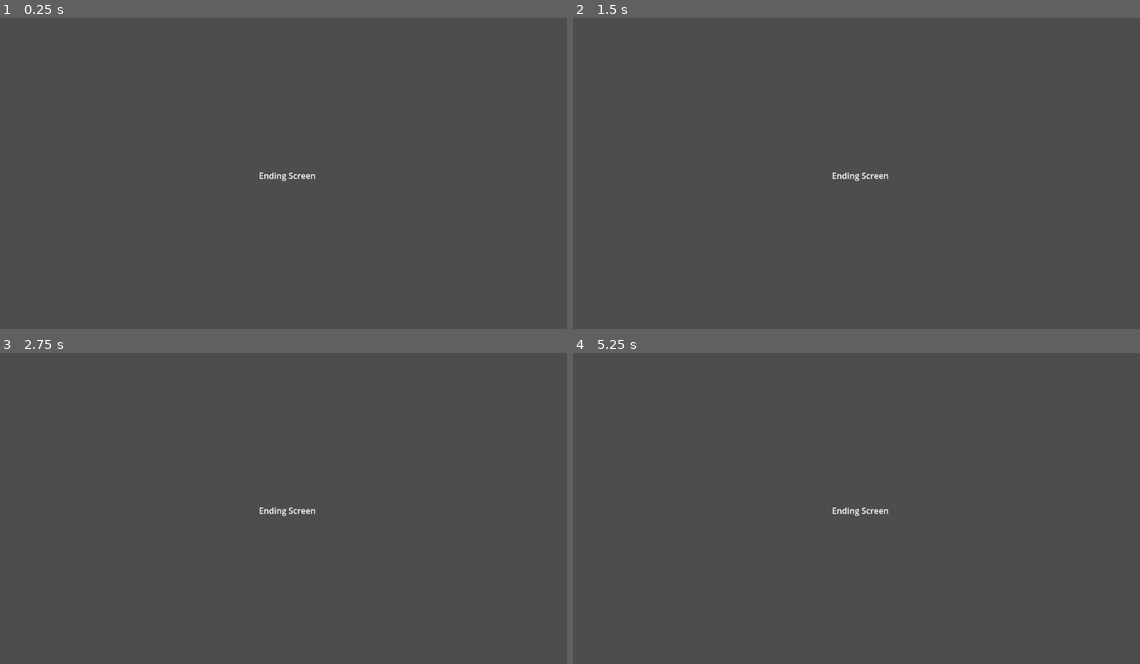
Above: before the commit, frames 1-4 (two rows, left to right).
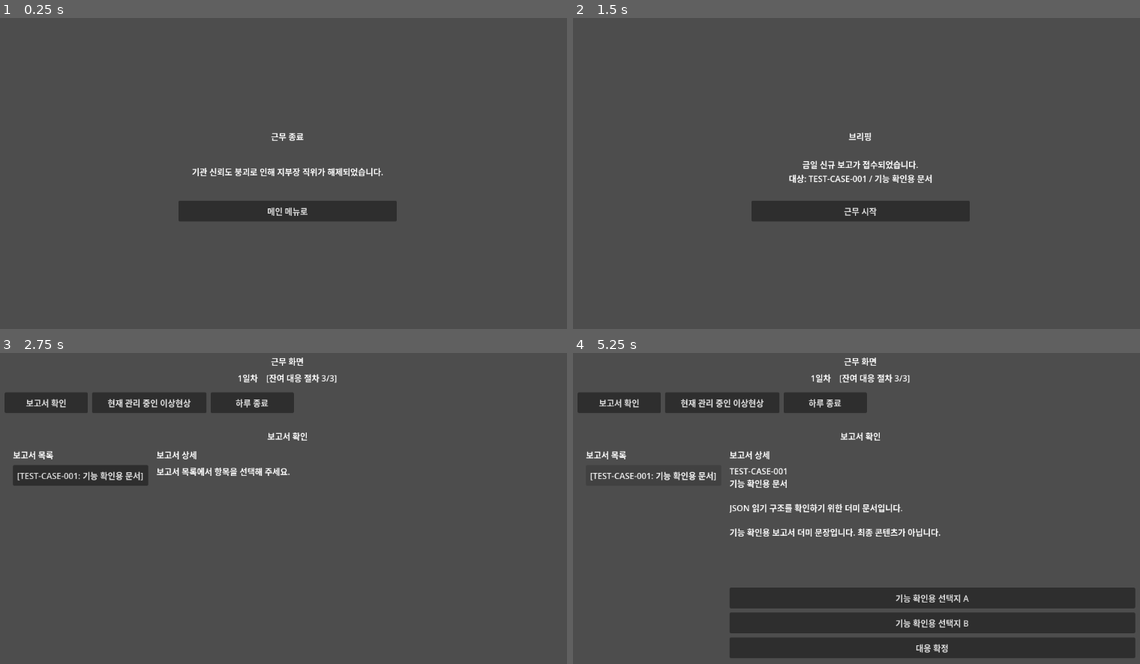
Above: after the commit, the same moments.

Repository: maze4670/AnomalyManagementBranch
Game: Godot game, scene res://scenes/ending/EndingScreen.tscn
Two runs of this game, one before a commit and one after it. Both use one fixed random seed, a clock stepped at 60 frames per second and the inputs below. The project has no main scene, so this scene is started directly.
Inputs (mouse positions are in pixels of both pictures, inside the frame that each line leads up to):
- Up to frame 1 (0.25 s): no input
- Up to frame 2 (1.5 s): click (862, 210) at 0.5 s, where only the run after the commit has a clickable "메인 메뉴로"; click (862, 145) at 1.25 s, where only the run after the commit has a clickable "근무 시작"
- Up to frame 3 (2.75 s): click (289, 545) at 2 s, where only the run after the commit has a clickable "근무 시작"
- Up to frame 4 (5.25 s): click (618, 402) at 2.75 s, where only the run after the commit has a clickable "보고서 확인"; click (720, 402) at 3.5 s, where only the run after the commit has a clickable "현재 관리 중인 이상현상"; click (618, 402) at 4.25 s, where only the run after the commit has a clickable "보고서 확인"; click (652, 474) at 5 s, where only the run after the commit has a clickable "[TEST-CASE-001: 기능 확인용 문서]"

The runs differ from the first frame. In frame 1, 3.1% of the frame differs, in the area x 31-70%, y 36-66%; in frame 2, 3.2%; in frame 3, 5.6%; in frame 4, 19%, in the area x 0-100%, y 1-99%.

Commit message:
Implement minimal bad ending flow

Diff:
--- a/scenes/ending/EndingScreen.tscn
+++ b/scenes/ending/EndingScreen.tscn
@@ -11,19 +11,35 @@
 grow_vertical = 2
 script = ExtResource("1_ending")
 
-[node name="Label" type="Label" parent="."]
+[node name="CenterContainer" type="CenterContainer" parent="."]
 layout_mode = 1
-anchors_preset = 8
-anchor_left = 0.5
-anchor_top = 0.5
-anchor_right = 0.5
-anchor_bottom = 0.5
-offset_left = -96.0
-offset_top = -12.0
-offset_right = 96.0
-offset_bottom = 12.0
+anchors_preset = 15
+anchor_right = 1.0
+anchor_bottom = 1.0
 grow_horizontal = 2
 grow_vertical = 2
-text = "Ending Screen"
+
+[node name="ContentContainer" type="VBoxContainer" parent="CenterContainer"]
+layout_mode = 2
+theme_override_constants/separation = 16
+
+[node name="TitleLabel" type="Label" parent="CenterContainer/ContentContainer"]
+layout_mode = 2
+text = "근무 종료"
 horizontal_alignment = 1
 vertical_alignment = 1
+
+[node name="BodyLabel" type="Label" parent="CenterContainer/ContentContainer"]
+custom_minimum_size = Vector2(420, 80)
+layout_mode = 2
+text = "기관 신뢰도 붕괴로 인해 지부장 직위가 해제되었습니다."
+horizontal_alignment = 1
+vertical_alignment = 1
+autowrap_mode = 3
+
+[node name="MainMenuButton" type="Button" parent="CenterContainer/ContentContainer"]
+custom_minimum_size = Vector2(200, 40)
+layout_mode = 2
+text = "메인 메뉴로"
+
+[connection signal="pressed" from="CenterContainer/ContentContainer/MainMenuButton" to="." method="_on_main_menu_button_pressed"]
--- a/scripts/autoload/game_state.gd
+++ b/scripts/autoload/game_state.gd
@@ -12,6 +12,7 @@
 var delayed_reports: Dictionary = {}
 var anomaly_states: Dictionary = {"case_001": 0}
 var applied_delay_penalties: Dictionary = {}
+var trust_value: int = 100
 
 
 func reset_for_new_run() -> void:
@@ -25,6 +26,7 @@
 	delayed_reports = {}
 	anomaly_states = {"case_001": 0}
 	applied_delay_penalties = {}
+	trust_value = 100
 
 
 func reset_actions_for_new_day() -> void:
@@ -86,6 +88,14 @@
 
 func set_anomaly_state(case_id: String, value: int) -> void:
 	anomaly_states[case_id] = value
+
+
+func set_trust_value(value: int) -> void:
+	trust_value = value
+
+
+func get_trust_value() -> int:
+	return trust_value
 
 
 func make_delay_penalty_key(case_id: String, node_id: String, delay_days: int) -> String:
--- a/scripts/game/day_loop/day_manager.gd
+++ b/scripts/game/day_loop/day_manager.gd
@@ -1,8 +1,11 @@
 extends Node
 
 const BRIEFING_SCENE_PATH := "res://scenes/briefing/BriefingScreen.tscn"
+const ENDING_SCENE_PATH := "res://scenes/ending/EndingScreen.tscn"
 const SAVE_MANAGER_SCRIPT := preload("res://scripts/save/save_manager.gd")
 const DATA_MANAGER_SCRIPT := preload("res://scripts/data/data_manager.gd")
+const TRUST_MANAGER_SCRIPT := preload("res://scripts/game/trust/trust_manager.gd")
+const ENDING_MANAGER_SCRIPT := preload("res://scripts/game/endings/ending_manager.gd")
 const DELAY_PENALTY_DELTA := -1
 
 
@@ -11,9 +14,16 @@
 	_apply_delay_penalties()
 	_process_pending_completed_choices()
 	GameState.tick_scheduled_reports()
+	_update_trust_value()
+	var save_manager: Variant = SAVE_MANAGER_SCRIPT.new()
+	if _should_move_to_bad_ending():
+		save_manager.delete_current_run_save()
+		save_manager.free()
+		scene_tree.change_scene_to_file(ENDING_SCENE_PATH)
+		return
+
 	GameState.advance_day()
 	GameState.reset_actions_for_new_day()
-	var save_manager: Variant = SAVE_MANAGER_SCRIPT.new()
 	save_manager.save_current_run()
 	save_manager.free()
 	scene_tree.change_scene_to_file(BRIEFING_SCENE_PATH)
@@ -121,3 +131,17 @@
 			return 0
 
 	return 0
+
+
+func _update_trust_value() -> void:
+	var trust_manager: Variant = TRUST_MANAGER_SCRIPT.new()
+	var calculated_trust: int = trust_manager.calculate_trust_from_anomaly_states(GameState.anomaly_states)
+	trust_manager.free()
+	GameState.set_trust_value(calculated_trust)
+
+
+func _should_move_to_bad_ending() -> bool:
+	var ending_manager: Variant = ENDING_MANAGER_SCRIPT.new()
+	var should_end: bool = ending_manager.is_bad_ending(GameState.get_trust_value())
+	ending_manager.free()
+	return should_end
--- a/scripts/game/endings/ending_manager.gd
+++ b/scripts/game/endings/ending_manager.gd
@@ -1,3 +1,4 @@
 extends Node
 
-# Coordinates ending selection flow.
+func is_bad_ending(trust_value: int) -> bool:
+	return trust_value <= 0
--- a/scripts/game/trust/trust_manager.gd
+++ b/scripts/game/trust/trust_manager.gd
@@ -1,3 +1,11 @@
 extends Node
 
-# Coordinates trust domain state.
+const BASE_TRUST_VALUE := 100
+
+
+func calculate_trust_from_anomaly_states(anomaly_states: Dictionary) -> int:
+	var state_total: int = 0
+	for state_value in anomaly_states.values():
+		state_total += int(state_value)
+
+	return clampi(BASE_TRUST_VALUE + state_total, 0, 100)
--- a/scripts/save/save_manager.gd
+++ b/scripts/save/save_manager.gd
@@ -15,7 +15,8 @@
 		"pending_completed_choices": GameState.pending_completed_choices,
 		"delayed_reports": GameState.delayed_reports,
 		"anomaly_states": GameState.anomaly_states,
-		"applied_delay_penalties": GameState.applied_delay_penalties
+		"applied_delay_penalties": GameState.applied_delay_penalties,
+		"trust_value": GameState.trust_value
 	}
 	var json_text: String = JSON.stringify(save_data)
 	var file: FileAccess = FileAccess.open(CURRENT_RUN_SAVE_PATH, FileAccess.WRITE)
@@ -28,6 +29,17 @@
 
 func current_run_save_exists() -> bool:
 	return FileAccess.file_exists(CURRENT_RUN_SAVE_PATH)
+
+
+func delete_current_run_save() -> bool:
+	if not current_run_save_exists():
+		return true
+
+	var user_dir: DirAccess = DirAccess.open("user://")
+	if user_dir == null:
+		return false
+
+	return user_dir.remove("current_run_save.json") == OK
 
 
 func load_current_run_minimal() -> Dictionary:
@@ -100,4 +112,9 @@
 		GameState.applied_delay_penalties = applied_delay_penalties as Dictionary
 	else:
 		GameState.applied_delay_penalties = {}
+	var trust_value: Variant = save_data.get("trust_value", 100)
+	if typeof(trust_value) == TYPE_INT:
+		GameState.set_trust_value(int(trust_value))
+	else:
+		GameState.set_trust_value(100)
 	return true
--- a/scripts/ui/ending/ending_screen.gd
+++ b/scripts/ui/ending/ending_screen.gd
@@ -1,3 +1,7 @@
 extends Control
 
-# UI shell for the ending screen.
+const MAIN_MENU_SCENE_PATH := "res://scenes/main_menu/MainMenu.tscn"
+
+
+func _on_main_menu_button_pressed() -> void:
+	get_tree().change_scene_to_file(MAIN_MENU_SCENE_PATH)
